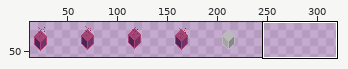
Edited in one commit: sprite sheet (bleed-client/images/items.png). Above: a wide view before the commit, with the close-up outlined.
Close-up. The starting point:
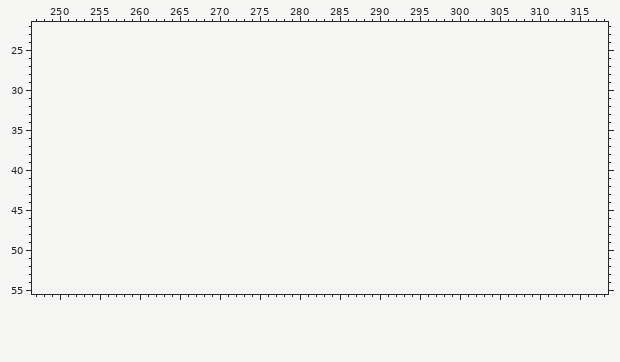
The file is 235x71 pixels. Shown: x 247..318, y 22..55. The old version is drawn lined up with the new one, on the new canvas. The wide view leaves out empty margins.
After the commit:
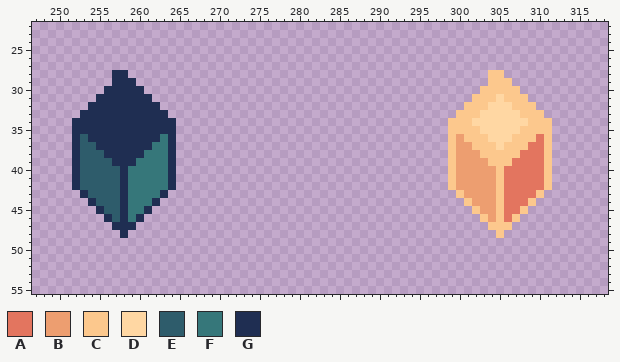
Palette (. is transparent): A #e3755f  B #ed9e70  C #fcc88d  D #ffd7a3  E #2e5c6b  F #36777a  G #1f2e52
From old to new:
canvas 235x71 -> 329x71
y 28: x 257..258 .. -> GG; x 304..305 .. -> CC
y 29: x 257..259 ... -> GGG; x 304..306 ... -> CCC
y 30: x 256..260 ..... -> GGGGG; x 303..307 ..... -> CCCCC
y 31: x 255..261 ....... -> GGGGGGG; x 302..308 ....... -> CCCDCCC
y 32: x 254..262 ......... -> GGGGGGGGG; x 301..309 ......... -> CCCDDDCCC
y 33: x 253..263 ........... -> GGGGGGGGGGG; x 300..310 ........... -> CCCDDDDDCCC
y 34: x 252..264 ............. -> GGGGGGGGGGGGG; x 299..311 ............. -> CCCDDDDDDDCCC
y 35: x 252..264 ............. -> GGGGGGGGGGGGG; x 299..311 ............. -> CCCCDDDDDCCCC
y 36: x 252..264 ............. -> GEGGGGGGGGGFG; x 299..311 ............. -> CBCCCDDDCCCAC
y 37: x 252..264 ............. -> GEEGGGGGGGFFG; x 299..311 ............. -> CBBCCCDCCCAAC
y 38: x 252..264 ............. -> GEEEGGGGGFFFG; x 299..311 ............. -> CBBBCCCCCAAAC
y 39: x 252..264 ............. -> GEEEEGGGFFFFG; x 299..311 ............. -> CBBBBCCCAAAAC
y 40..42: x 252..264 ............. -> GEEEEEGFFFFFG; x 299..311 ............. -> CBBBBBCAAAAAC
y 43: x 253..263 ........... -> GEEEEGFFFFG; x 300..310 ........... -> CBBBBCAAAAC
y 44: x 254..262 ......... -> GEEEGFFFG; x 301..309 ......... -> CBBBCAAAC
y 45: x 255..261 ....... -> GEEGFFG; x 302..308 ....... -> CBBCAAC
y 46: x 256..260 ..... -> GEGFG; x 303..307 ..... -> CBCAC
y 47: x 257..259 ... -> GGG; x 304..306 ... -> CCC
y 48: x 258 . -> G; x 305 . -> C
Boxes around the changes in both close-ups, in picture pixels (x1, y1, x2, y2):
added: (72, 70, 176, 238)
added: (448, 70, 552, 238)
